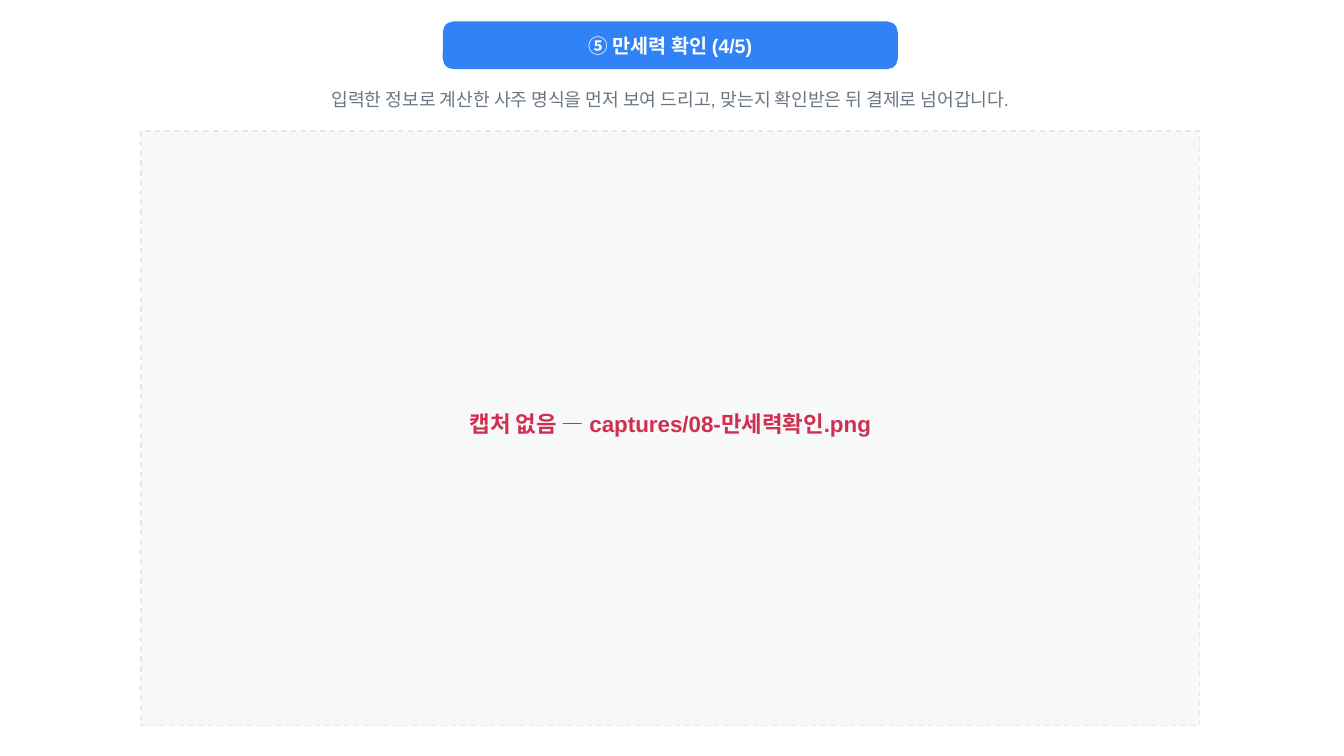
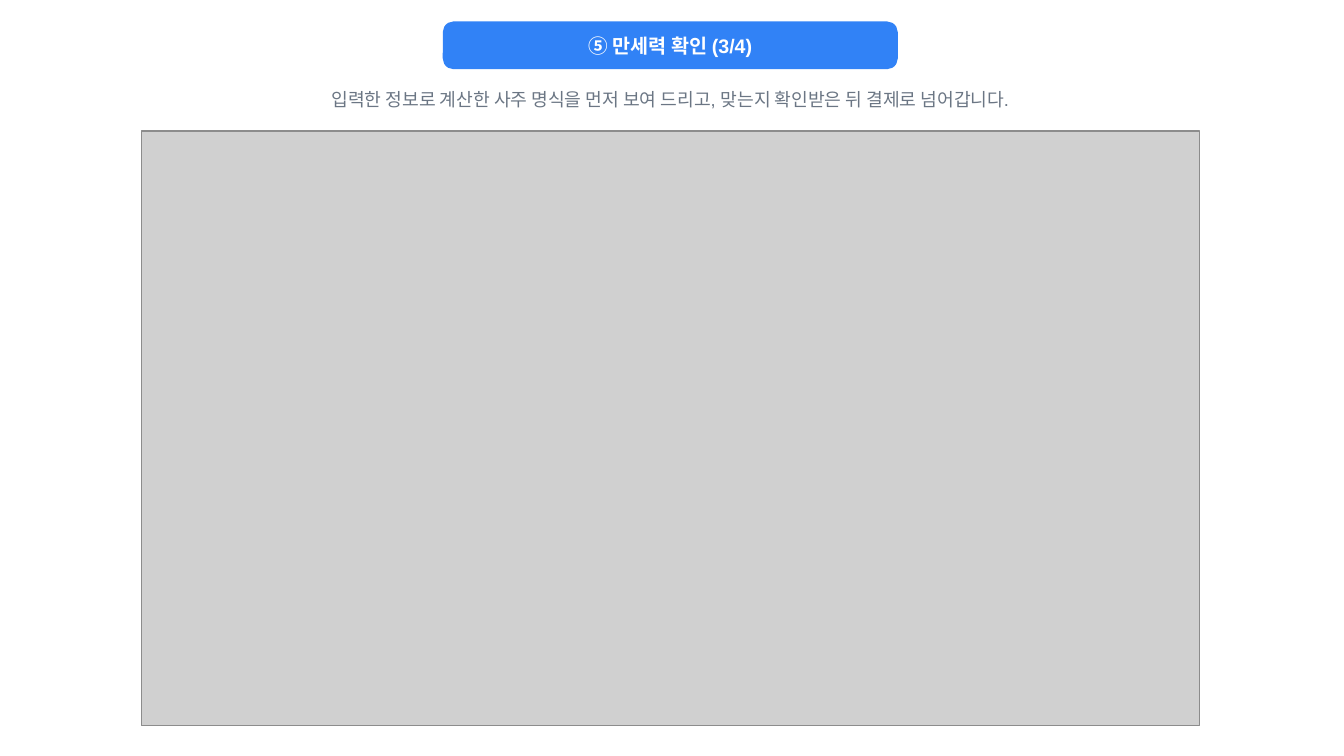
Before and after one commit to seozenee/unmyeongdaero, a slide deck: slide 7 of docs/토스페이먼츠/결제경로_운명대로.pptx (slide 8 before the commit). Drawn at 1344x756 pixels with LibreOffice and Linux fonts; fonts in the diff are those of the drawing; grey boxes stand for pictures. Boxes give left, top, right and bottom in pixels: in the first picture for what was removed or moved away, otherwise in the second. Text is boxed around its words. In the diff, an @@ line names an element or a change of style, - is before the commit and + after.

```diff
--- a/docs/토스페이먼츠/결제경로_운명대로.pptx
+++ b/docs/토스페이먼츠/결제경로_운명대로.pptx
@@ text at [588, 36, 752, 57]: text changed @@
-⑤ 만세력 확인 (4/5)
+⑤ 만세력 확인 (3/4)
@@ rectangle removed at [141, 131, 1200, 726] @@
@@ picture added at [141, 131, 1200, 726] @@
@@ text removed at [470, 413, 871, 437] @@
-캡처 없음 — captures/08-만세력확인.png
```
Also in this commit, not shown: 8 other slides changed, 2 slides added, 1 slide removed, 19 other files.
